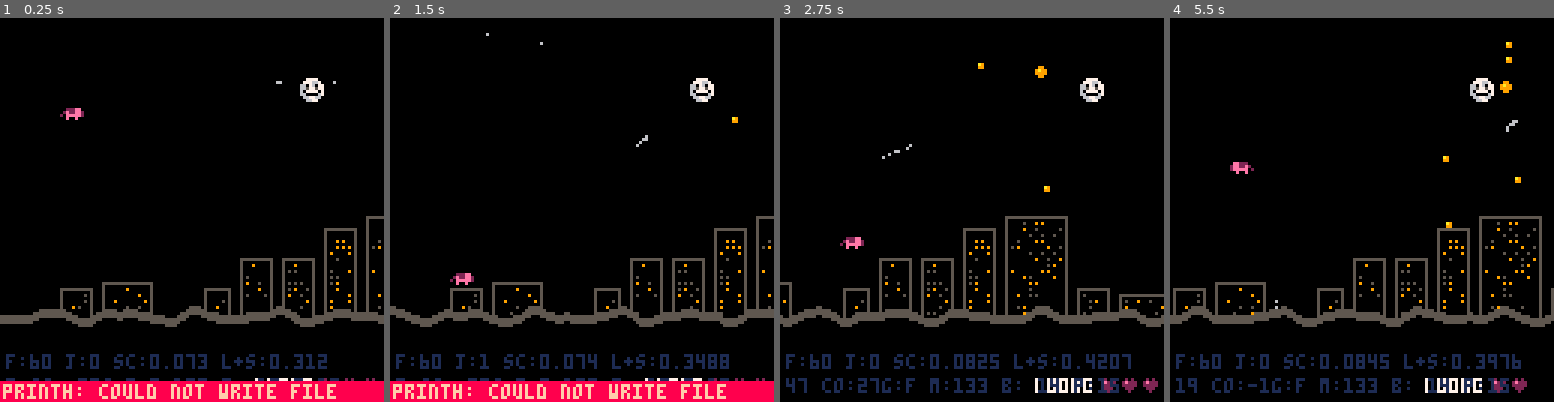
Above: before the commit, frames 1-4 (left to right).
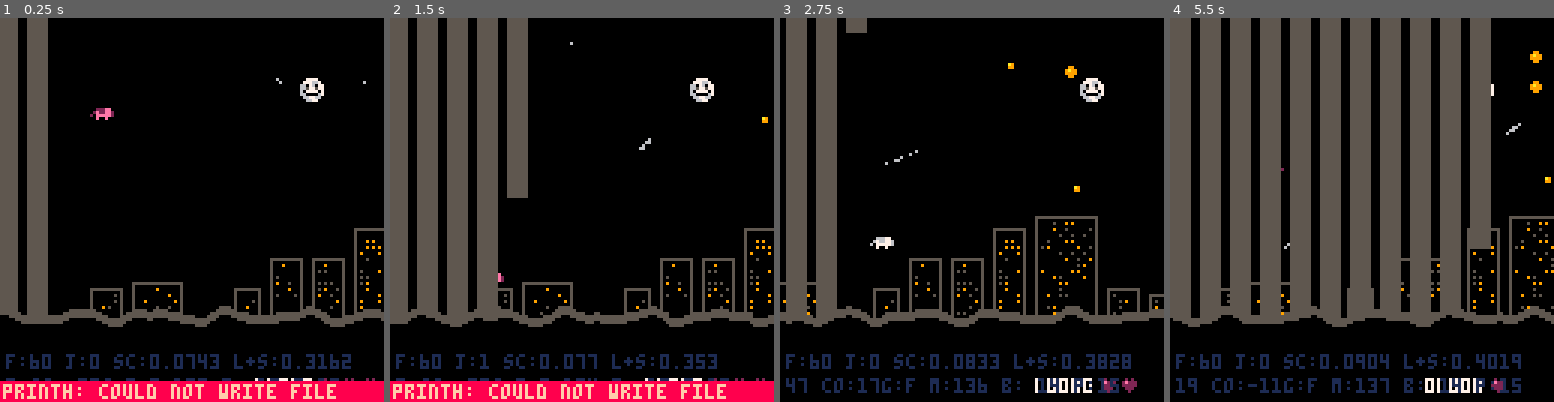
Above: after the commit, the same moments.

Repository: mbrc12/oinkjam
Game: PICO-8 cartridge oink.p8
Same seed, same stepped clock (60 frames per second), same inputs: the game is played once before the commit and once after it.
Inputs:
- Up to frame 1 (0.25 s): no input
- Up to frame 2 (1.5 s): tap X (X key) at 0.33, 1.07 s; tap O (Z key) at 0.7 s
- Up to frame 3 (2.75 s): hold Right 1.6-2.1 s; tap O (Z key) at 1.7, 2.1, 2.5 s; tap X (X key) at 1.85 s; hold Up 2.15-2.42 s; hold Right from 2.47 s (still down)
- Up to frame 4 (5.5 s): tap O (Z key) every 0.4 s from 2.9 to 5.3 s; tap X (X key) at 2.97, 4.08, 5.2 s; release Right at 3.03 s; hold Left 3.08-3.58 s; hold Down 3.63-3.97 s; hold Right 4.02-4.68 s; hold Up 4.73-5.03 s; hold Left from 5.08 s (still down)

The runs differ from the first frame. In frame 1, 13% of the frame differs, in the area x 0-100%, y 0-92%; in frame 2, 23%; in frame 3, 15%; in frame 4, 49%, in the area x 0-100%, y 0-98%.

Commit message:
base environment

Diff:
--- a/camera.lua
+++ b/camera.lua
@@ -1,4 +1,3 @@
--- local camera_speed = 0.05
 local camera_reset_threshold = 600
 local camera_default_x = 0
 
@@ -10,7 +9,10 @@
 ---@param n? number camera layer
 function camera_move(x, n)
     n = n or 1
+    camera_speed = 0.1
+    -- cameras[n] = round(cameras[n] * (1 - camera_speed) + x * camera_speed)
     cameras[n] = round(x)
+
     if cameras[n] < camera_reset_threshold then
         return
     end
--- a/core.lua
+++ b/core.lua
@@ -13,7 +13,7 @@
 jump_forgive_time = 0.1
 jump_velocity = 150
 
-sludge_max_limit = 1
+sludge_max_limit = 0.5
 
 default_invincibility_time = 1
 
@@ -74,6 +74,7 @@
     events:init()
     buildings_init()
     enemies_and_bullets_init()
+    environment_init()
     events:register("camera_reset", function(offset)
         player.x -= offset
         for _, food in ipairs(foods) do
@@ -163,6 +164,7 @@
     end
 
     physics:add(player)
+
 end
 
 function take_damage()
@@ -196,7 +198,9 @@
 end
 
 function update_foods()
-    spawn_food()
+    if #foods < 5 then
+        spawn_food()
+    end
     foods = filter(foods, function(food)
         local ny = food.y + food.vy * delta_t
         local hitany = false
@@ -231,6 +235,7 @@
     update_player()
     update_bullets()
     update_foods()
+    update_environment()
     -- player.hp = max(0, player.hp - 1)
     if player.hp <= 0 then
         player.over = true
@@ -240,13 +245,13 @@
     physics:rebuild()
 end
 
------
+-------------------------------------------------------------
 
 ---@type (fun():boolean)[]
 queued_draws = {}
 
 function _draw()
-    camera_move(player.x - 20, 1)
+    camera_move(player.x - 30, 1)
 
     cls(0)
 
@@ -277,7 +282,7 @@
     if abs(player.vx) < epsilon then
         sprite("player", player.x, player.y, player.flip)
     else
-        anim("player_run", t, 20 + camera_offset(1), player.y, player.flip)
+        anim("player_run", t, player.x, player.y, player.flip)
     end
     pal()
 
@@ -294,6 +299,7 @@
     end)
 
     -- physics:draw(false)
+    draw_environment()
 
     camera()
 
--- a/draw.lua
+++ b/draw.lua
@@ -12,6 +12,9 @@
 
     parachute = { idx = 16 },
     dirt_monster = { idx = 64, w = 2, h = 2 },
+
+    barrier = { idx = 29 },
+    barriertail = { idx = 45 }
 }
 
 ---@enum (key) Anim
--- /dev/null
+++ b/environment.lua
@@ -0,0 +1,48 @@
+local platforms = {}
+local bx = -25
+local bw = 6
+local bg = 4
+
+local new_barrier_clock = 0
+local base_add_time = 0.5
+
+local add_time = 0.5
+local ema = 0.1
+
+local player_relax_time = 0.7
+
+function environment_init()
+    events:register("camera_reset", function(offset)
+        bx -= offset
+    end)
+end
+
+function update_environment()
+    --- number of steps until hitting player
+    local step_gap = (player.x - bx) / (bw + bg)
+    local add_time_proposed
+    if step_gap > 0 then
+        add_time_proposed = player_relax_time / step_gap
+        add_time_proposed = min(add_time_proposed, base_add_time)
+    else
+        add_time_proposed = base_add_time
+    end
+    add_time = add_time * (1 - ema) + add_time_proposed * ema
+
+    new_barrier_clock += delta_t
+    if new_barrier_clock >= add_time then
+        bx += bw + bg
+        new_barrier_clock = 0
+    end
+end
+
+function draw_environment()
+    local color = 5
+    for i = 1, 10 do
+        local x = bx - (i - 1) * (bw + bg)
+        rectfill(x - bw, 0, x, 128, color)
+    end
+    local nx = bx + bw + bg
+    local t = new_barrier_clock / add_time
+    rectfill(nx - bw, 0, nx, flr(t * 128), color)
+end
--- a/oink.p8
+++ b/oink.p8
@@ -8,6 +8,7 @@
 #include draw.lua
 #include core.lua
 #include buildings.lua
+#include environment.lua
 #include enemies.lua
 #include camera.lua
 -->8
Not shown, changed: log.txt
Not shown, changed: 34 lines of the sprite sheet (__gfx__) section of oink.p8
